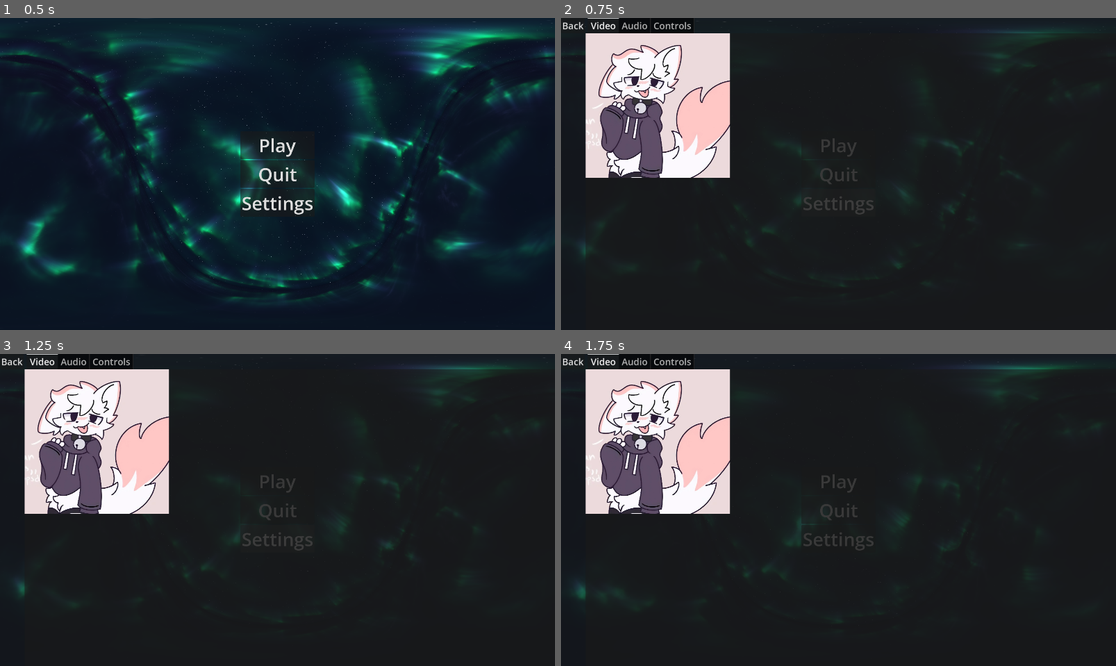
Above: before the commit, frames 1-4 (two rows, left to right).
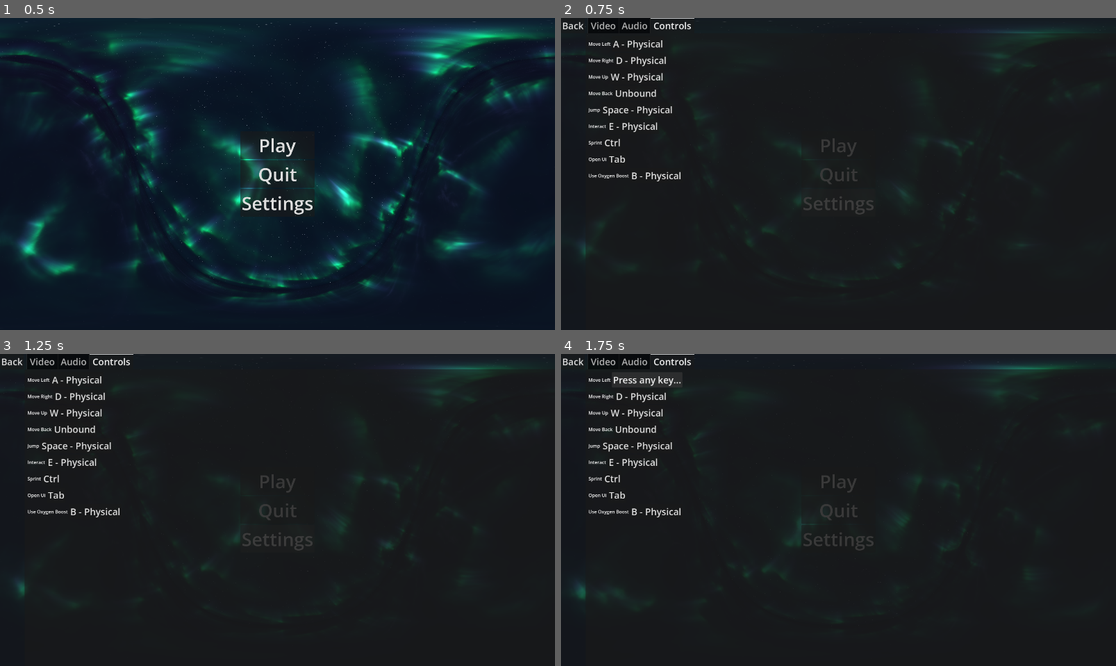
Above: after the commit, the same moments.

Repository: moos4/spacenautica
Game: Godot game, scene res://scenes/title.tscn
Same seed, same stepped clock (60 frames per second), same inputs: the game is played once before the commit and once after it.
Inputs (mouse positions are in pixels of both pictures, inside the frame that each line leads up to):
- Up to frame 1 (0.5 s): no input
- Up to frame 2 (0.75 s): click "Settings" at 0.5 s
- Up to frame 3 (1.25 s): no input
- Up to frame 4 (1.75 s): click (638, 378) at 1.25 s, where only the run after the commit has a clickable "A - Physical"

Frame 1 is identical in both runs. In frame 2, 12% of the frame differs, in the area x 4-31%, y 0-53%; in frame 3, 12%; in frame 4, 12%.

Commit message:
renamed keybinds and added controls to settings
renamed keybinds from left, right, up, down to the same things but with move_ before it

Diff:
--- a/project.godot
+++ b/project.godot
@@ -32,25 +32,25 @@
 "events": [Object(InputEventKey,"resource_local_to_scene":false,"resource_name":"","device":-1,"window_id":0,"alt_press …(191 unchanged characters)…
 ]
 }
-left={
+move_left={
 "deadzone": 0.2,
 "events": [Object(InputEventKey,"resource_local_to_scene":false,"resource_name":"","device":-1,"window_id":0,"alt_press …(191 unchanged characters)…
 , Object(InputEventKey,"resource_local_to_scene":false,"resource_name":"","device":-1,"window_id":0,"alt_pressed":false …(186 unchanged characters)…
 ]
 }
-right={
+move_right={
 "deadzone": 0.2,
 "events": [Object(InputEventKey,"resource_local_to_scene":false,"resource_name":"","device":-1,"window_id":0,"alt_press …(192 unchanged characters)…
 , Object(InputEventKey,"resource_local_to_scene":false,"resource_name":"","device":-1,"window_id":0,"alt_pressed":false …(186 unchanged characters)…
 ]
 }
-up={
+move_up={
 "deadzone": 0.2,
 "events": [Object(InputEventKey,"resource_local_to_scene":false,"resource_name":"","device":-1,"window_id":0,"alt_press …(192 unchanged characters)…
 , Object(InputEventKey,"resource_local_to_scene":false,"resource_name":"","device":-1,"window_id":0,"alt_pressed":false …(186 unchanged characters)…
 ]
 }
-down={
+move_down={
 "deadzone": 0.2,
 "events": [Object(InputEventKey,"resource_local_to_scene":false,"resource_name":"","device":-1,"window_id":0,"alt_press …(192 unchanged characters)…
 , Object(InputEventKey,"resource_local_to_scene":false,"resource_name":"","device":-1,"window_id":0,"alt_pressed":false …(186 unchanged characters)…
--- /dev/null
+++ b/scenes/settings/input_row.tscn
@@ -0,0 +1,16 @@
+[gd_scene format=3 uid="uid://d0506mva6gjge"]
+
+[ext_resource type="Script" uid="uid://c8xl2anqabqeo" path="res://scripts/settings/input_row.gd" id="1_d3t6r"]
+
+[node name="InputRow" type="HBoxContainer" unique_id=509039439]
+offset_right = 40.0
+offset_bottom = 40.0
+script = ExtResource("1_d3t6r")
+
+[node name="ActionLabel" type="Label" parent="." unique_id=732512156]
+layout_mode = 2
+
+[node name="ChangeButton" type="Button" parent="." unique_id=1673209333]
+layout_mode = 2
+
+[connection signal="pressed" from="ChangeButton" to="." method="_on_change_button_pressed"]
--- a/scenes/settings.tscn
+++ b/scenes/settings/settings.tscn
@@ -1,9 +1,9 @@
 [gd_scene format=3 uid="uid://bafwacpdu8l53"]
 
-[ext_resource type="Script" uid="uid://c60qf8msrfq2" path="res://scripts/settings.gd" id="1_5p8wc"]
-[ext_resource type="Texture2D" uid="uid://dj5o1qsmac0am" path="res://assets/textures/IMG_0608.PNG" id="2_f4mfi"]
-[ext_resource type="Texture2D" uid="uid://mqblqwl7f0cu" path="res://assets/textures/You_Too.png" id="3_es4n0"]
-[ext_resource type="Texture2D" uid="uid://6mtuonanudv6" path="res://assets/textures/IMG_0605.PNG" id="4_gis3k"]
+[ext_resource type="Script" uid="uid://c60qf8msrfq2" path="res://scripts/settings/settings.gd" id="1_1slea"]
+[ext_resource type="Texture2D" uid="uid://dj5o1qsmac0am" path="res://assets/textures/IMG_0608.PNG" id="2_v1hle"]
+[ext_resource type="Texture2D" uid="uid://mqblqwl7f0cu" path="res://assets/textures/You_Too.png" id="3_vghtj"]
+[ext_resource type="Script" uid="uid://bv5266rtg4lah" path="res://scripts/settings/controls.gd" id="4_v1hle"]
 
 [sub_resource type="Theme" id="Theme_5p8wc"]
 Button/font_sizes/font_size = 32
@@ -16,7 +16,7 @@
 anchor_bottom = 1.0
 grow_horizontal = 2
 grow_vertical = 2
-script = ExtResource("1_5p8wc")
+script = ExtResource("1_1slea")
 
 [node name="Panel" type="Panel" parent="." unique_id=1144161829]
 layout_mode = 1
@@ -41,9 +41,10 @@
 offset_left = 85.0
 grow_horizontal = 2
 grow_vertical = 2
-current_tab = 0
+current_tab = 2
 
 [node name="Video" type="Control" parent="Panel/TabContainer" unique_id=900977591]
+visible = false
 layout_mode = 2
 metadata/_tab_index = 0
 
@@ -63,19 +64,30 @@
 layout_mode = 0
 offset_right = 500.0
 offset_bottom = 500.0
-texture = ExtResource("3_es4n0")
+texture = ExtResource("3_vghtj")
 expand_mode = 1
 
 [node name="Controls" type="Control" parent="Panel/TabContainer" unique_id=1214384799]
-visible = false
 layout_mode = 2
+script = ExtResource("4_v1hle")
 metadata/_tab_index = 2
 
-[node name="TextureRect" type="TextureRect" parent="Panel/TabContainer/Controls" unique_id=1782410109]
-layout_mode = 0
-offset_right = 500.0
-offset_bottom = 500.0
-texture = ExtResource("4_gis3k")
-expand_mode = 1
+[node name="MarginContainer" type="MarginContainer" parent="Panel/TabContainer/Controls" unique_id=1654006673]
+layout_mode = 1
+anchors_preset = 15
+anchor_right = 1.0
+anchor_bottom = 1.0
+grow_horizontal = 2
+grow_vertical = 2
+theme_override_constants/margin_left = 10
+theme_override_constants/margin_top = 10
+theme_override_constants/margin_right = 10
+theme_override_constants/margin_bottom = 10
+
+[node name="ScrollContainer" type="ScrollContainer" parent="Panel/TabContainer/Controls/MarginContainer" unique_id=983787412]
+layout_mode = 2
+
+[node name="ActionList" type="VBoxContainer" parent="Panel/TabContainer/Controls/MarginContainer/ScrollContainer" unique_id=356131915]
+layout_mode = 2
 
 [connection signal="pressed" from="Panel/Close" to="." method="_on_close_pressed"]
--- a/scripts/Player.gd
+++ b/scripts/Player.gd
@@ -160,7 +160,7 @@
 		speed = WALK_SPEED
 
 	# Get the input direction and handle the movement/deceleration.
-	var input_dir = Input.get_vector("left", "right", "up", "down")
+	var input_dir = Input.get_vector("move_left", "move_right", "move_up", "move_down")
 	var direction = (head.transform.basis * transform.basis * Vector3(input_dir.x, 0, input_dir.y)).normalized()
 	if inside:
 		if direction:
--- /dev/null
+++ b/scripts/settings/controls.gd
@@ -0,0 +1,80 @@
+extends Control
+
+@export var input_row_scene: PackedScene = preload("res://scenes/settings/input_row.tscn")
+@onready var action_list = $MarginContainer/ScrollContainer/ActionList
+
+const REMAPPABLE_ACTIONS = ["move_left", "move_right", "move_up", "move_back", "jump", "interact", "sprint", "open_ui", "use_oxygen_boost"]
+const SAVE_PATH = "user://keybinds.cfg"
+
+var is_rebinding: bool = false
+var current_action_to_rebind: String = ""
+var current_button_to_update: Button = null
+
+func _ready() -> void:
+	load_keybinds()
+	create_action_list()
+
+func create_action_list() -> void:
+	for child in action_list.get_children():
+		child.queue_free()
+	for action in REMAPPABLE_ACTIONS:
+		var row = input_row_scene.instantiate()
+		action_list.add_child(row)
+		var events = InputMap.action_get_events(action)
+		var current_key_text = "Unbound"
+		if events.size() > 0:
+			current_key_text = events[0].as_text().get_slice(" (", 0)
+
+		row.set_action_data(action, current_key_text)
+		row.rebind_requested.connect(_on_rebind_requested)
+
+func _on_rebind_requested(action_name: String, button_ref: Button) -> void:
+	if not is_rebinding:
+		is_rebinding = true
+		current_action_to_rebind = action_name
+		current_button_to_update = button_ref
+		button_ref.text = "Press any key..."
+
+func _input(event: InputEvent) -> void:
+	if not is_rebinding:
+		return
+	if event is InputEventKey or (event is InputEventMouseButton and event.is_pressed()):
+		get_viewport().set_input_as_handled()
+		InputMap.action_erase_events(current_action_to_rebind)
+		InputMap.action_add_event(current_action_to_rebind, event)
+		save_keybind(current_action_to_rebind, event)
+		var new_text = event.as_text().get_slice(" (", 0)
+		current_button_to_update.text = new_text
+		is_rebinding = false
+		current_action_to_rebind = ""
+		current_button_to_update = null
+
+func save_keybind(action_name: String, event: InputEvent) -> void:
+	var config = ConfigFile.new()
+
+	# Load the existing file first so we don't overwrite OTHER saved actions
+	if config.load(SAVE_PATH) == OK:
+		pass # Successfully loaded existing config to append to it
+
+	# Store the event inside a "Controls" section
+	config.set_value("Controls", action_name, event)
+
+	# Write the file back to the user's device
+	config.save(SAVE_PATH)
+
+func load_keybinds() -> void:
+	var config = ConfigFile.new()
+
+	# Try to load the file. If it doesn't exist yet (first time booting), stop here.
+	if config.load(SAVE_PATH) != OK:
+		return
+
+	# Loop through our known actions and check if they exist in the file
+	for action in REMAPPABLE_ACTIONS:
+		if config.has_section_key("Controls", action):
+			# Pull the saved InputEvent out of the file
+			var saved_event = config.get_value("Controls", action)
+
+			# Clear the default project setting and apply the loaded one
+			InputMap.action_erase_events(action)
+			InputMap.action_add_event(action, saved_event)
--- /dev/null
+++ b/scripts/settings/input_row.gd
@@ -0,0 +1,19 @@
+extends HBoxContainer
+
+signal rebind_requested(action_name, button_reference)
+
+@onready var action_label = $ActionLabel
+@onready var change_button = $ChangeButton
+
+var action_key: String = ""
+
+# Setup the row with the action name and its current key text
+func set_action_data(action_name: String, event_text: String) -> void:
+	action_key = action_name
+	# Cleans up "move_left" to look like "Move Left"
+	action_label.text = action_name.replace("_", " ").capitalize()
+	change_button.text = event_text
+
+func _on_change_button_pressed() -> void:
+	# Tell the main menu we want to change this specific action
+	rebind_requested.emit(action_key, change_button)
--- a/scripts/title.gd
+++ b/scripts/title.gd
@@ -22,4 +22,4 @@
 
 
 func _on_settings_pressed() -> void:
-	add_child(load("res://scenes/settings.tscn").instantiate())
+	add_child(load("res://scenes/settings/settings.tscn").instantiate())
Not shown: 1 places in scenes/settings/settings.tscn that only renumber resources
Not shown, added: scripts/settings/controls.gd.uid
Not shown, added: scripts/settings/input_row.gd.uid
Renamed: scripts/settings.gd -> scripts/settings/settings.gd
Renamed: scripts/settings.gd.uid -> scripts/settings/settings.gd.uid
